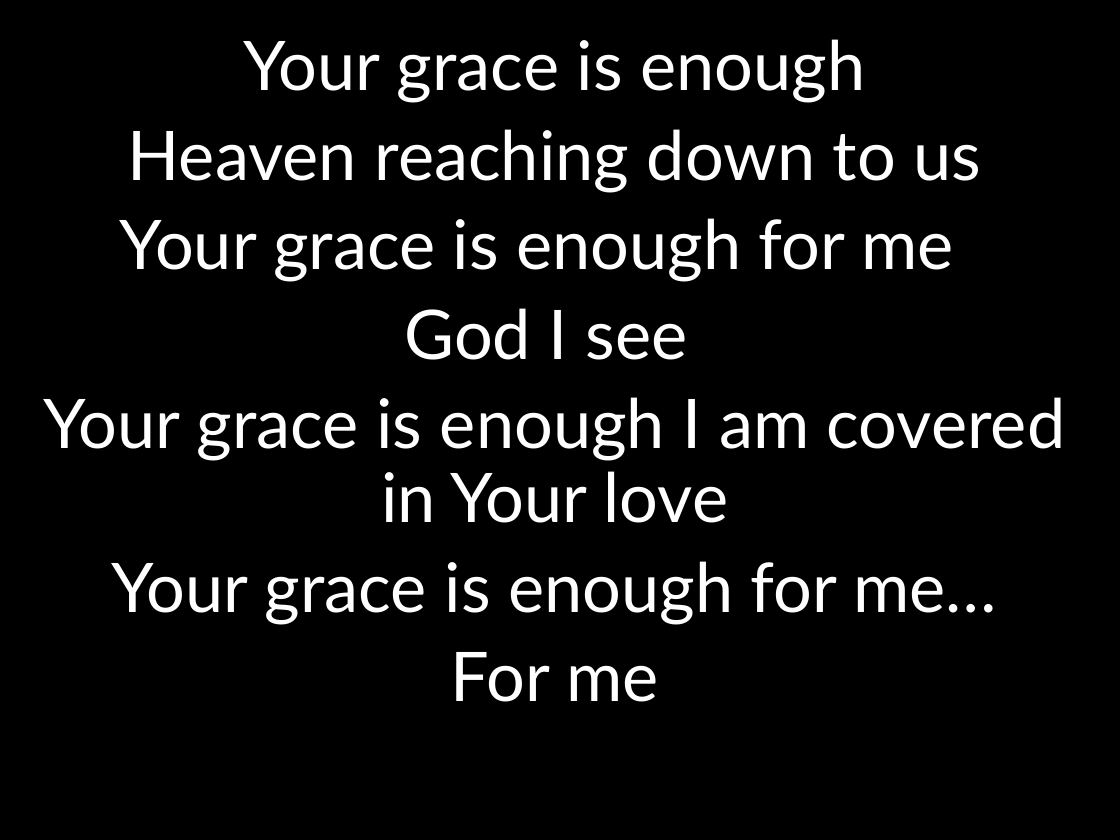
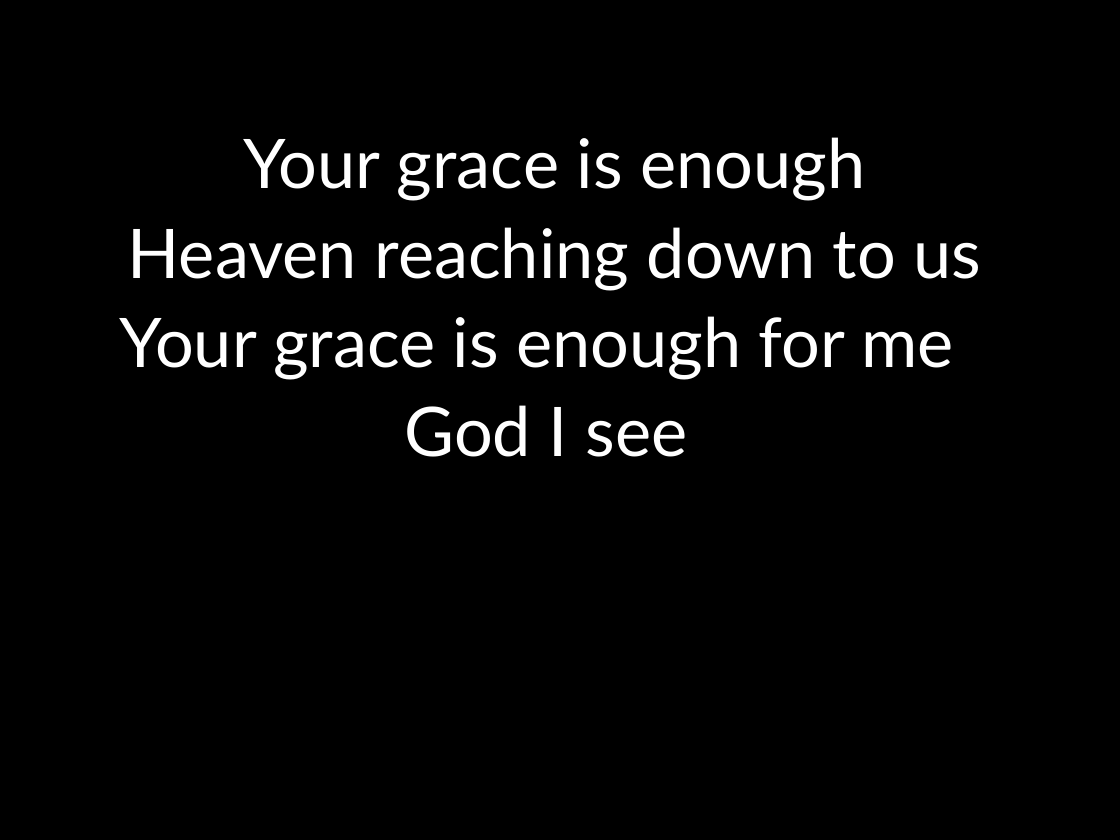
Before and after one commit to kendall412/worship, a slide deck: slide 12 of Your Grace is Enough.pptx. Drawn at 1120x840 pixels with LibreOffice and Linux fonts; fonts in the diff are those of the drawing. Boxes give left, top, right and bottom in pixels: in the first picture for what was removed or moved away, otherwise in the second. Text is boxed around its words. In the diff, an @@ line names an element or a change of style, - is before the commit and + after.

```diff
--- a/Your Grace is Enough.pptx
+++ b/Your Grace is Enough.pptx
@@ subtitle at box(43, 397, 1065, 702): paragraphs removed @@
-Your grace is enough I am covered in Your love
-Your grace is enough for me…
-For me
```
Also in this commit, not shown: 1 slide added, 4 other files.
